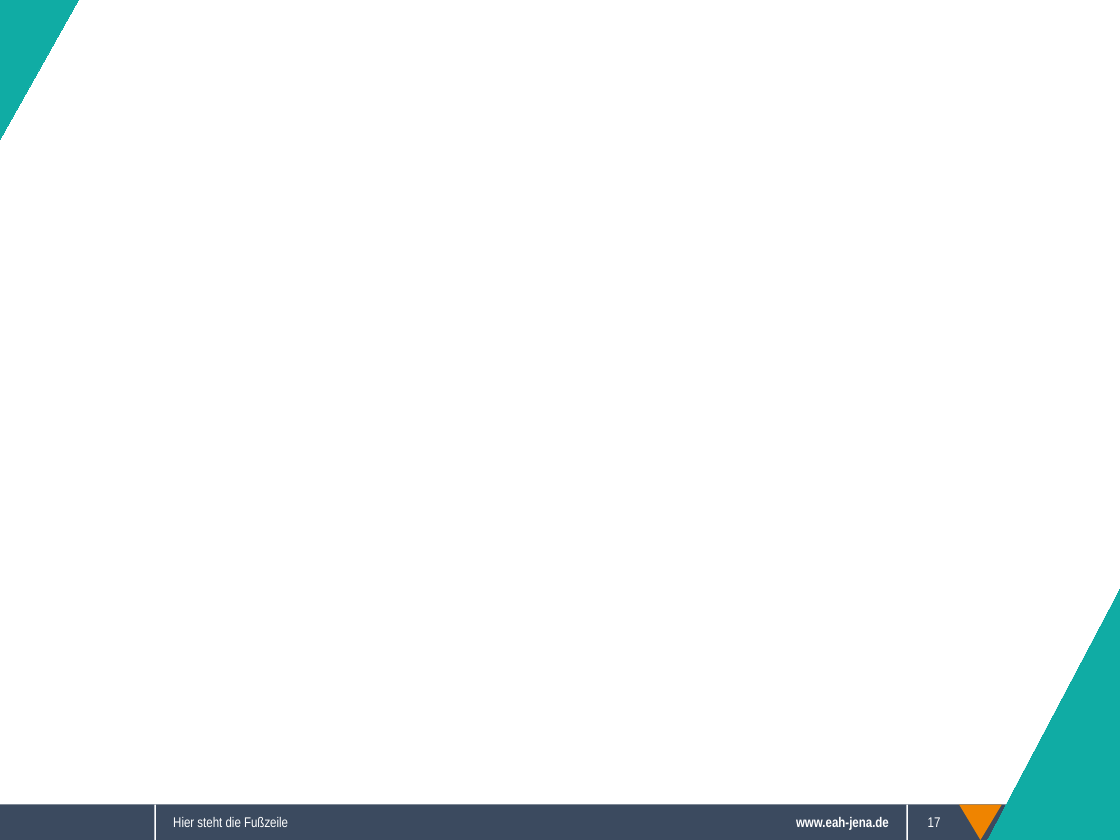
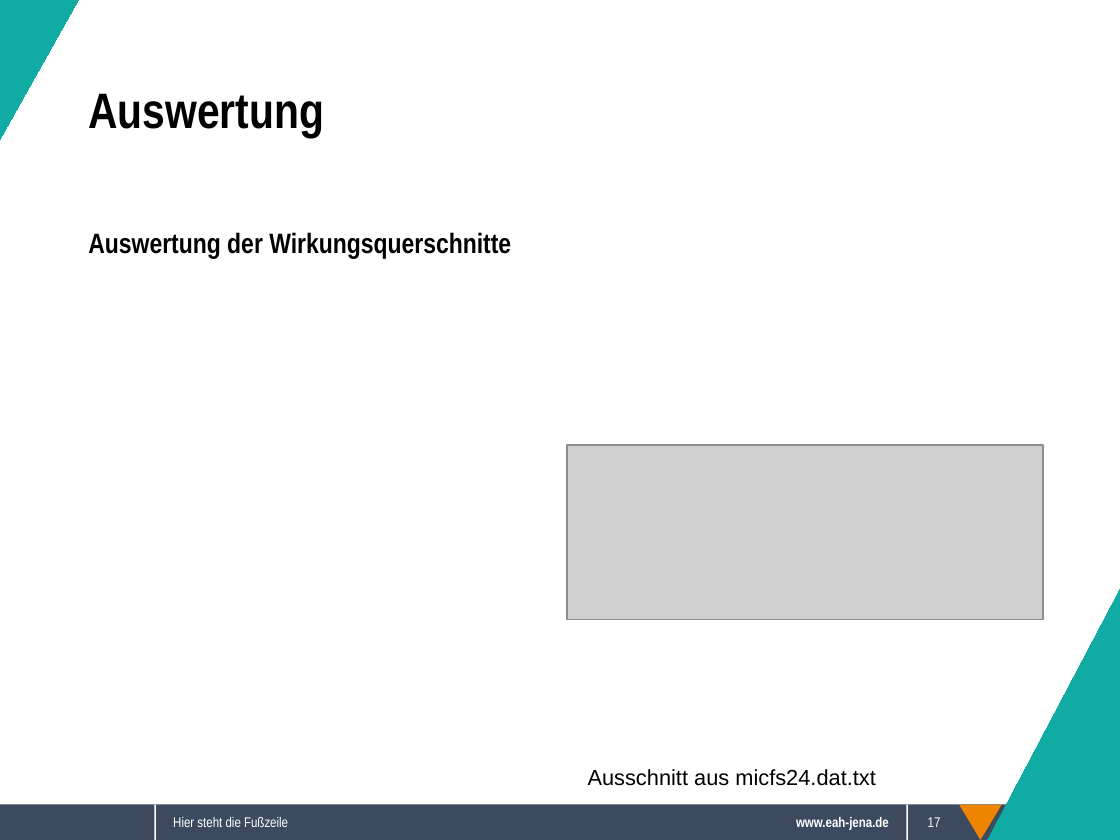
Before and after one commit to Sappy5053/Komplexpraktikum, a slide deck: slide 17 of Präsentation.odp. Drawn at 1120x840 pixels with LibreOffice and Linux fonts; fonts in the diff are those of the drawing; grey boxes stand for pictures; background and template pictures are left out. Boxes give left, top, right and bottom in pixels: in the first picture for what was removed or moved away, otherwise in the second. Text is boxed around its words. In the diff, an @@ line names an element or a change of style, - is before the commit and + after.

```diff
--- a/Präsentation.odp
+++ b/Präsentation.odp
@@ text added at box(88, 93, 324, 138), 32 pt, text #000000, bold @@
+Auswertung
@@ text added at box(88, 232, 511, 258), 18 pt, text #000000, bold @@
+Auswertung der Wirkungsquerschnitte
@@ picture added at box(567, 445, 1043, 619) @@
@@ text added at box(588, 769, 876, 786), 14 pt, text #000000 @@
+Ausschnitt aus micfs24.dat.txt
```
Also in this commit, not shown: 3 other slides changed, 2 slides added, 2 slides removed.
